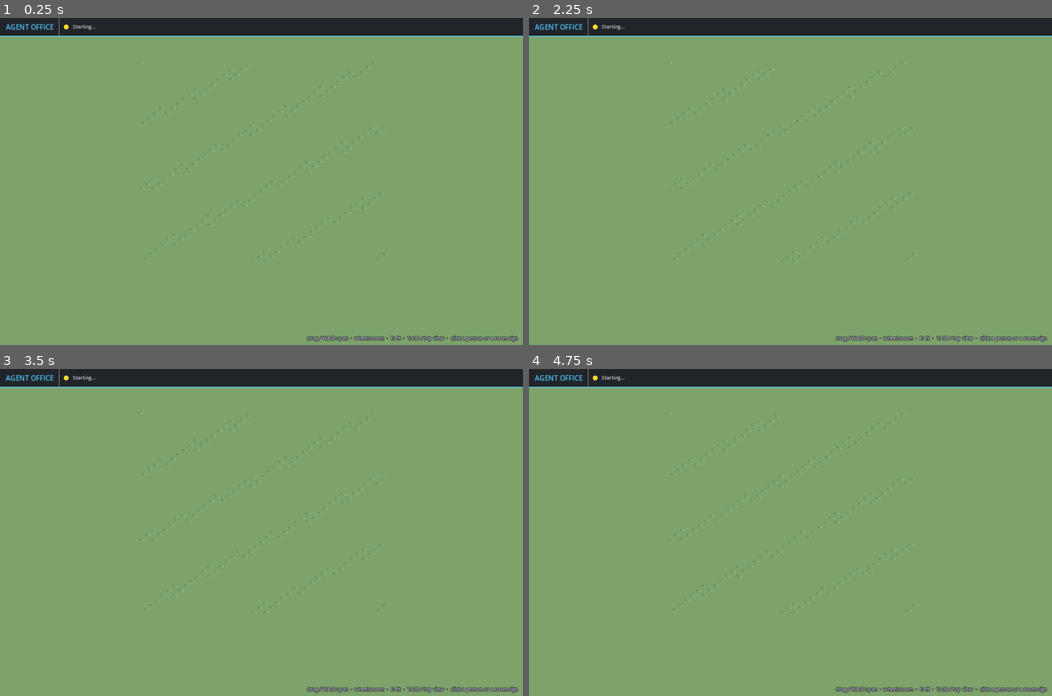
Above: before the commit, frames 1-4 (two rows, left to right).
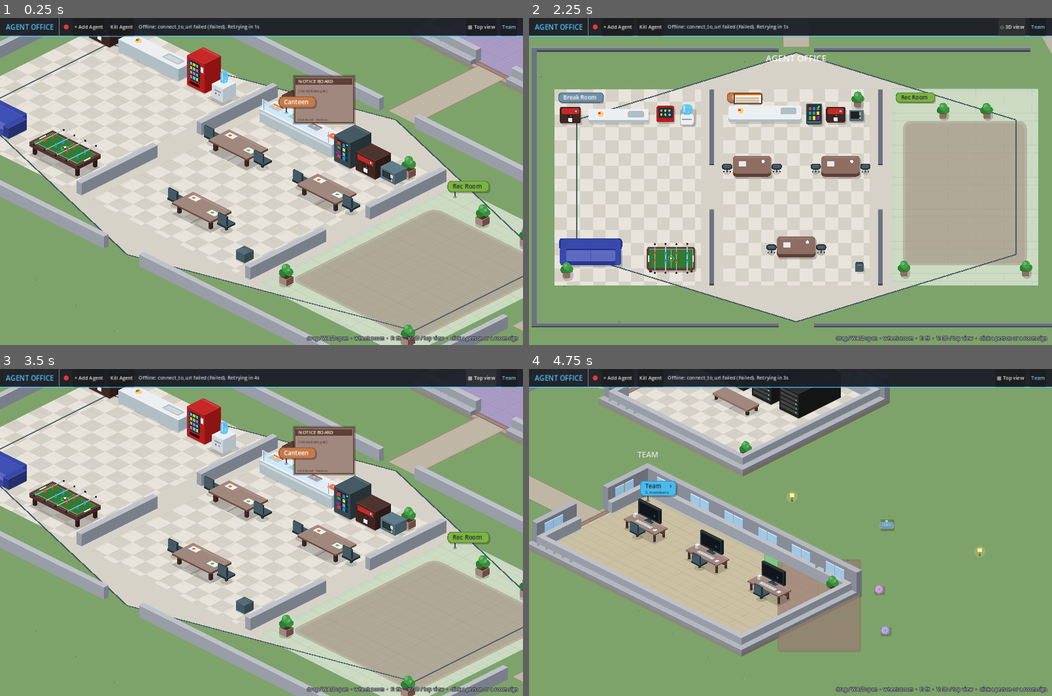
Above: after the commit, the same moments.

Repository: pvella/agentic-corporation
Game: Godot game, scene res://Main.tscn
The game is run twice, just before and just after one commit, with the same random seed, the same clock (stepped at 60 frames per second) and the same inputs.
Inputs (mouse positions are in pixels of both pictures, inside the frame that each line leads up to):
- Up to frame 1 (0.25 s): no input
- Up to frame 2 (2.25 s): click (617, 27) at 0.5 s, where only the run after the commit has a clickable "+ Add Agent"; click (649, 27) at 1.25 s, where only the run after the commit has a clickable "Kill Agent"; click (1010, 27) at 2 s, where only the run after the commit has a clickable "▦ Top view"
- Up to frame 3 (3.5 s): click (481, 378) at 2.75 s, where only the run after the commit has a clickable "◇ 3D view"
- Up to frame 4 (4.75 s): click (1036, 378) at 3.5 s, where only the run after the commit has a clickable "Team"; click (1041, 398) at 4.25 s, where only the run after the commit has a clickable "X"

The runs differ from the first frame. In frame 1, 67% of the frame differs, in the area x 0-100%, y 1-100%; in frame 2, 65%; in frame 3, 67%; in frame 4, 32%.
Error before the commit: Parse Error: Cannot infer the type of "tstr" variable because the value doesn't have a set type. (res://Main.gd:1463)

Commit message:
Fix Notice Board GDScript type inference for format_time

Diff:
--- a/Main.gd
+++ b/Main.gd
@@ -1460,7 +1460,7 @@
 		if drawer and drawer.has_method("append_system"):
 			drawer.append_system("notices: latest %d (of %d)" % [pins.size(), _notices_store.events.size()])
 			for e in pins:
-				var tstr := _notices_store.format_time(float(e.get("ts", 0)))
+				var tstr: String = str(_notices_store.format_time(float(e.get("ts", 0))))
 				var pending := " [OPEN]" if bool(e.get("pending", false)) else ""
 				var line := "%s %s %s%s" % [tstr, str(e.get("icon", "•")), str(e.get("title", "")), pending]
 				var detail := str(e.get("detail", ""))
--- a/NoticeBoard.gd
+++ b/NoticeBoard.gd
@@ -83,9 +83,9 @@
 		draw_rect(Rect2(card.position.x, card.position.y, 3, card.size.y), col)
 		# pin dot
 		draw_circle(Vector2(card.position.x + 8, card.position.y + 3), 1.6, col)
-		var tstr := ""
+		var tstr: String = ""
 		if store and store.has_method("format_time"):
-			tstr = store.format_time(float(e.get("ts", 0)))
+			tstr = str(store.format_time(float(e.get("ts", 0))))
 		var icon := str(e.get("icon", "•"))
 		var title := str(e.get("title", "")).left(22)
 		var line := "%s %s %s" % [tstr, icon, title]
@@ -162,7 +162,7 @@
 		if not (e is Dictionary):
 			continue
 		var col := str(e.get("color", "#b0bec5"))
-		var tstr := store.format_time(float(e.get("ts", 0))) if store.has_method("format_time") else ""
+		var tstr: String = str(store.format_time(float(e.get("ts", 0)))) if store.has_method("format_time") else ""
 		var icon := str(e.get("icon", "•"))
 		var title := str(e.get("title", ""))
 		var detail := str(e.get("detail", ""))
